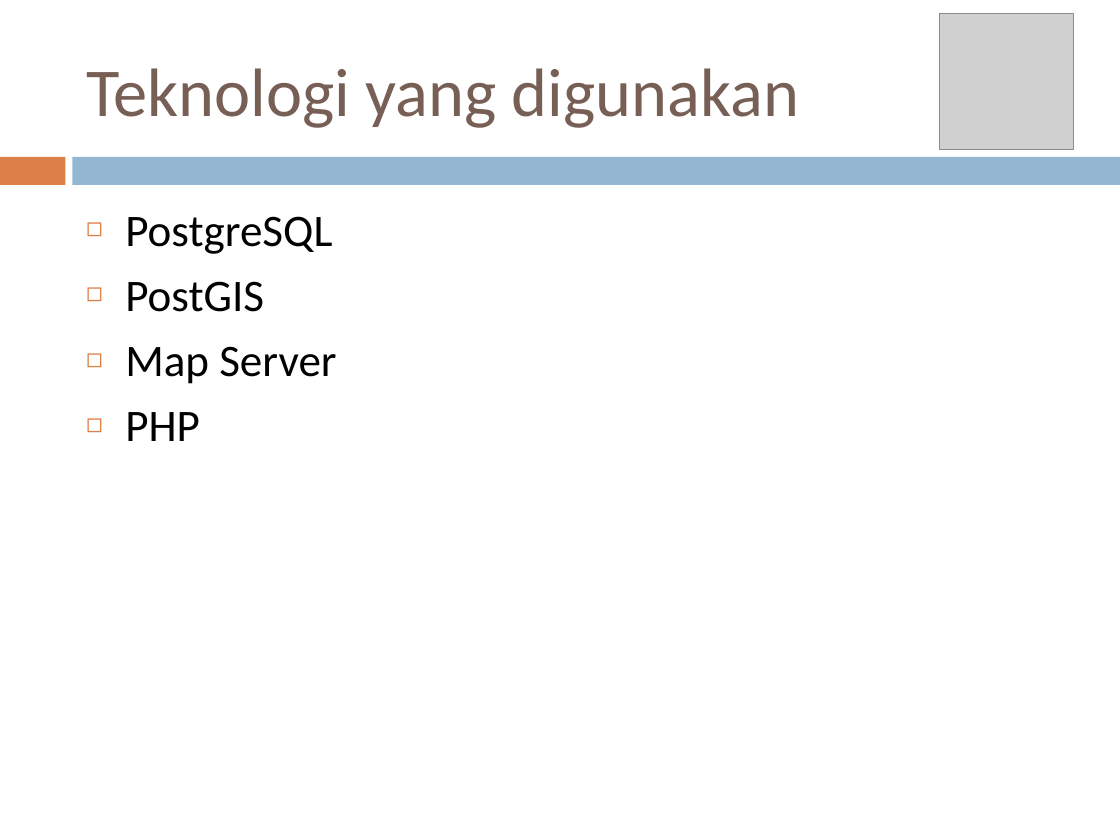
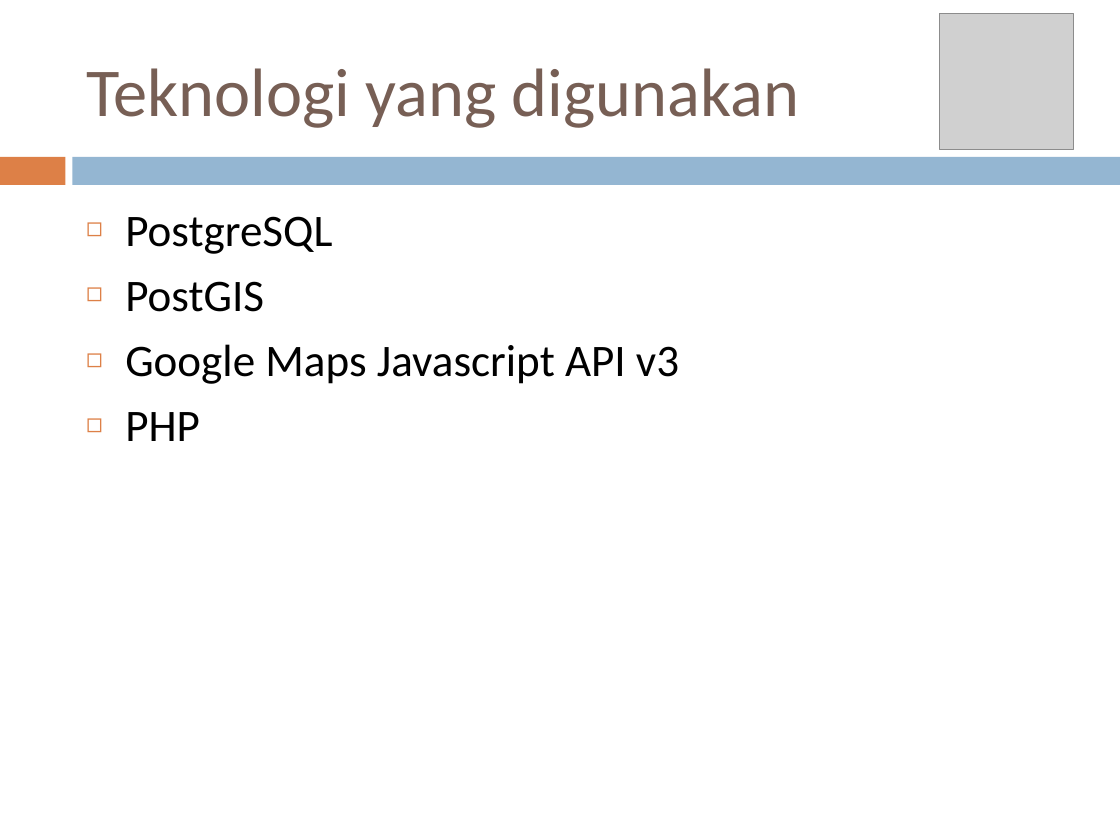
Before and after one commit to traphole/pdl_ruteangkot, a slide deck: slide 3 of Presentasi PDL.pptx. Drawn at 1120x840 pixels with LibreOffice and Linux fonts; fonts in the diff are those of the drawing; grey boxes stand for pictures. Boxes give left, top, right and bottom in pixels: in the first picture for what was removed or moved away, otherwise in the second. Text is boxed around its words. In the diff, an @@ line names an element or a change of style, - is before the commit and + after.

```diff
--- a/Presentasi PDL.pptx
+++ b/Presentasi PDL.pptx
@@ text at (125,344,679,384): text changed @@
-◻ Map Server
+◻ Google Maps Javascript API v3
```
Also in this commit, not shown: 1 other slide changed, 1 slide added.
